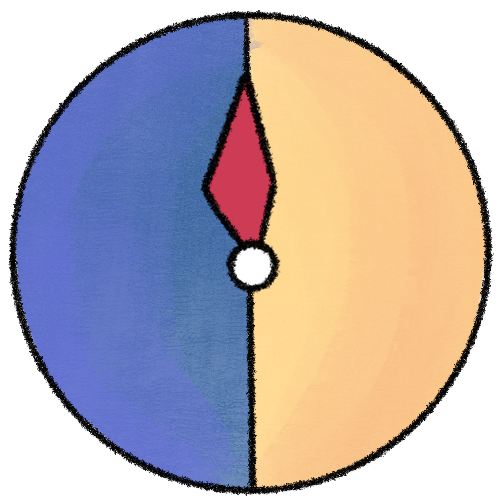
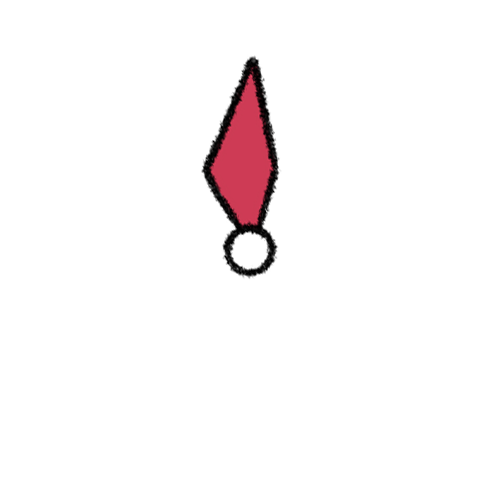
Layered file, before and after one edit (500x500). Changes by layer:
painted on "ui_clock_needle" over bbox(199, 54, 282, 295)
hid "ui_clock_back" over bbox(8, 10, 494, 496)
